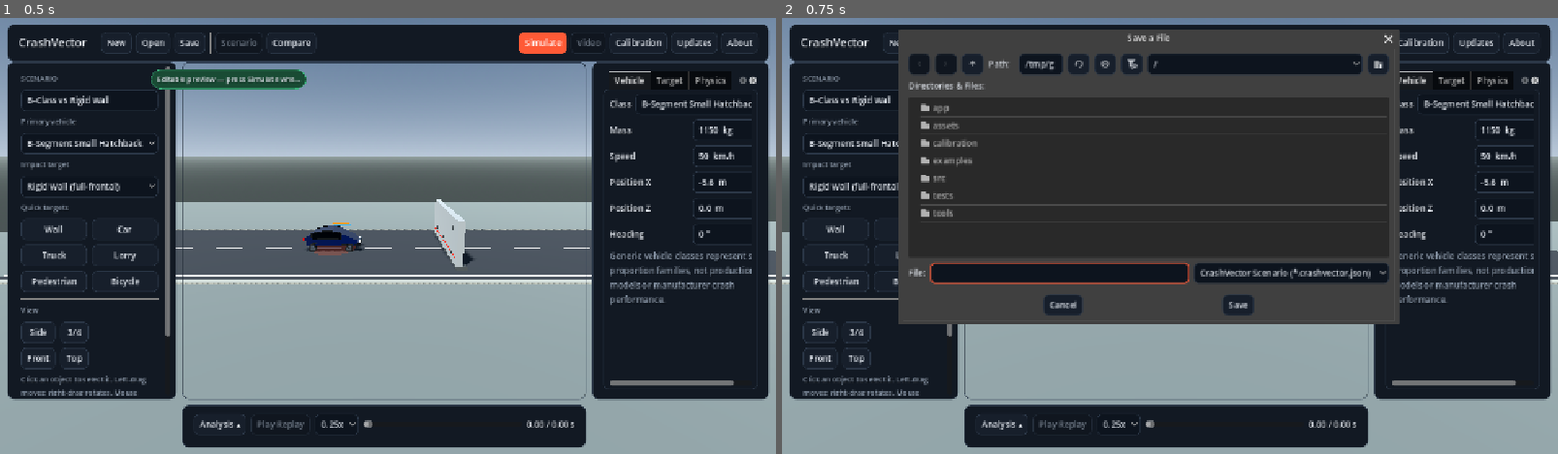
Above: before the commit, frames 1-2 (left to right).
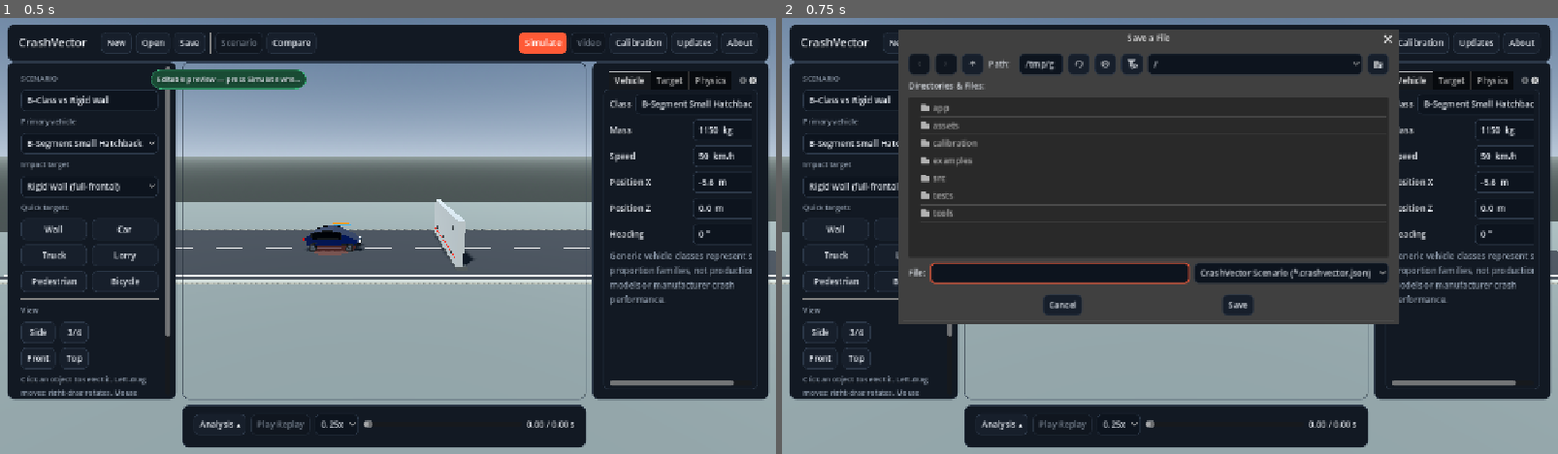
Above: after the commit, the same moments.

Repository: ArrowSK/crashvector
Game: Godot game, scene res://app/main.tscn
Same seed, same stepped clock (60 frames per second), same inputs: the game is played once before the commit and once after it.
Inputs:
- Up to frame 1 (0.5 s): no input
- Up to frame 2 (0.75 s): click "Save" at 0.5 s

Frame 1 is identical in both runs. In frame 2, 0.2% of the frame differs, in the area x 34-80%, y 2-71%.

Commit message:
M11: support converged 32-step solver settings

Diff:
--- a/src/simulation/scenario_config.gd
+++ b/src/simulation/scenario_config.gd
@@ -6,6 +6,7 @@
 extends RefCounted
 
 const FORMAT_VERSION: int = 1
+const MAX_SOLVER_SUBSTEPS: int = 32
 const TARGET_PASSENGER_CAR: StringName = &"passenger_car"
 const TARGET_TRUCK: StringName = &"heavy_truck"
 const TARGET_LORRY: StringName = &"rigid_lorry"
@@ -197,8 +198,8 @@
 		errors.append("Restitution must be between 0 and 0.5")
 	if duration_s < 0.5 or duration_s > 20.0:
 		errors.append("Simulation duration must be between 0.5 and 20 seconds")
-	if solver_substeps < 1 or solver_substeps > 16:
-		errors.append("Solver substeps must be between 1 and 16")
+	if solver_substeps < 1 or solver_substeps > MAX_SOLVER_SUBSTEPS:
+		errors.append("Solver substeps must be between 1 and %d" % MAX_SOLVER_SUBSTEPS)
 	if not _finite_vector(car_position_m) or not _finite_vector(target_position_m):
 		errors.append("Object positions must contain finite numbers")
 	var forward_separation := (target_position_m - car_position_m).dot(car_forward())
